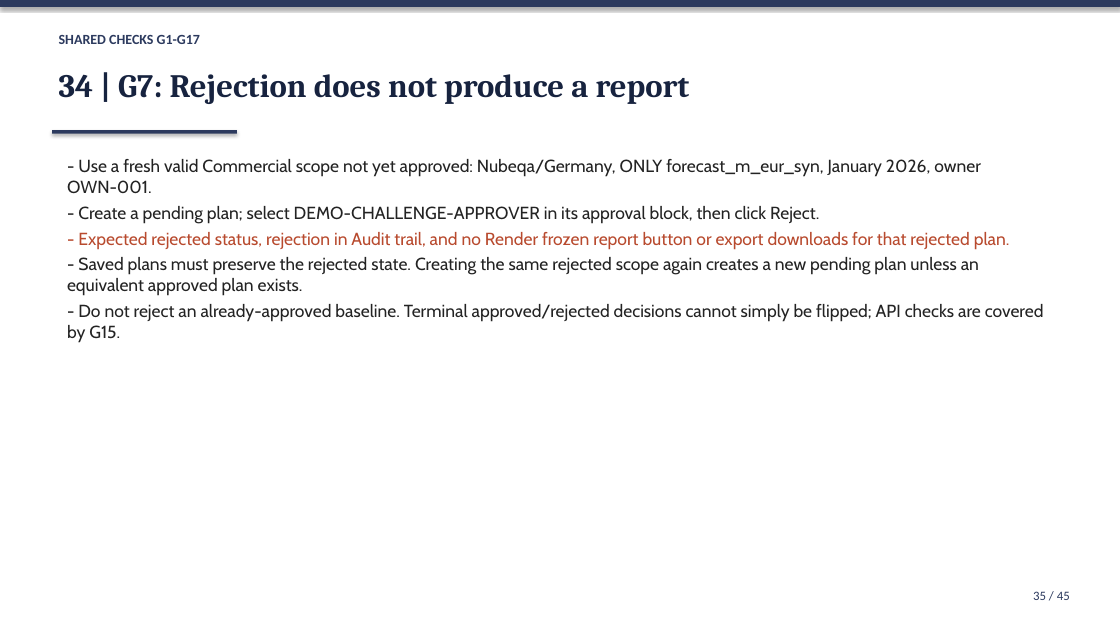
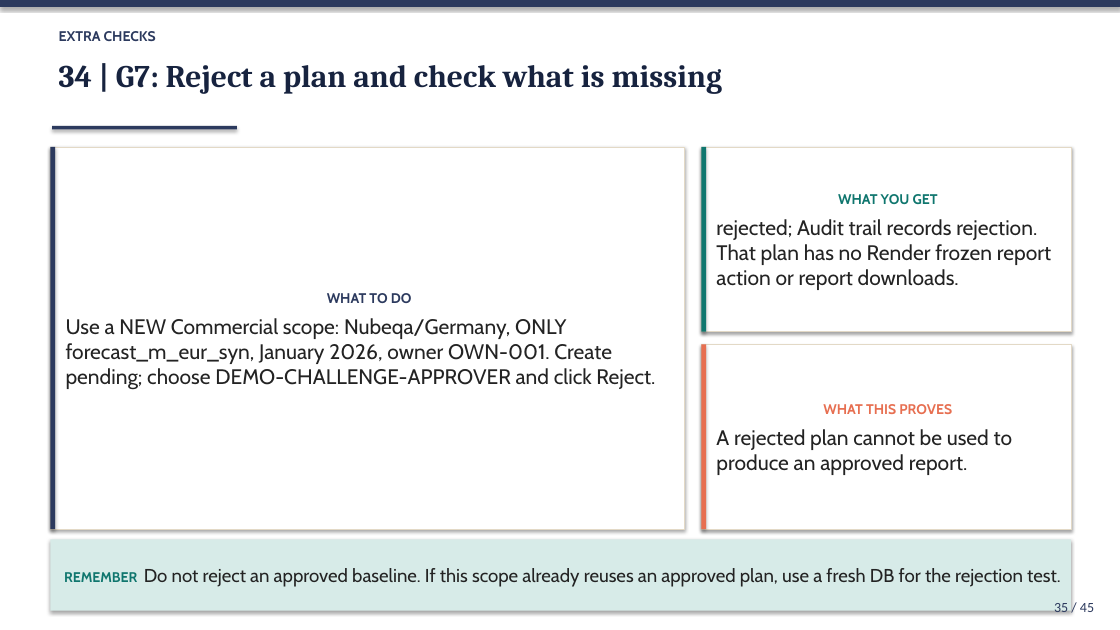
Before and after one commit to Princeadhi123/Since-AI-Hackathon, a slide deck: slide 35 of docs/DEMO_SLIDES.pptx. Drawn at 1120x630 pixels with LibreOffice and Linux fonts; fonts in the diff are those of the drawing. Boxes give left, top, right and bottom in pixels: in the first picture for what was removed or moved away, otherwise in the second. Text is boxed around its words. In the diff, an @@ line names an element or a change of style, - is before the commit and + after.

```diff
--- a/docs/DEMO_SLIDES.pptx
+++ b/docs/DEMO_SLIDES.pptx
@@ text at <box>59,31,156,41</box>: text changed; font Calibri to Cabin @@
-SHARED CHECKS G1-G17
+EXTRA CHECKS
@@ text at <box>59,65,723,94</box>: text changed; size 28 to 27 pt @@
-34 | G7: Rejection does not produce a report
+34 | G7: Reject a plan and check what is missing
@@ rectangle "WHAT TO DO": place and size @@
-rectangle "WHAT TO DO" at <box>67,159,1044,343</box>
+rectangle "WHAT TO DO" at <box>50,147,685,529</box>
@@ rectangle "WHAT TO DO" at <box>50,147,685,529</box>: vertical alignment top to middle; fill none to #FFFFFF; outline none to #E3D9C6 0.75 pt; shadow on @@
@@ rectangle added at <box>50,147,55,529</box>, fill #2C3A5E @@
@@ rectangle: place and size @@
-rectangle at <box>52,130,237,134</box>
+rectangle at <box>52,126,237,129</box>
@@ rectangle added at <box>702,147,1071,332</box>, fill #FFFFFF, outline #E3D9C6 0.75 pt, 18 pt, text #232323 @@
+WHAT YOU GET
+rejected; Audit trail records rejection. That plan has no Render frozen report action or report downloads.
@@ rectangle added at <box>702,147,707,332</box>, fill #0F766E @@
@@ text in rectangle at <box>66,293,655,390</box>: text changed; size 15 to 18 pt @@
-- Use a fresh valid Commercial scope not yet approved: Nubeqa/Germany, ONLY forecast_m_eur_syn, January 2026, owner OWN-001.
-- Create a pending plan; select DEMO-CHALLENGE-APPROVER in its approval block, then click Reject.
-- Expected rejected status, rejection in Audit trail, and no Render frozen report button or export downloads for that rejected plan.
-- Saved plans must preserve the rejected state. Creating the same rejected scope again creates a new pending plan unless an equivalent approved plan exists.
-- Do not reject an already-approved baseline. Terminal approved/rejected decisions cannot simply be flipped; API checks are covered by G15.
+WHAT TO DO
+Use a NEW Commercial scope: Nubeqa/Germany, ONLY forecast_m_eur_syn, January 2026, owner OWN-001. Create pending; choose DEMO-CHALLENGE-APPROVER and click Reject.
@@ rectangle added at <box>702,344,1071,529</box>, fill #FFFFFF, outline #E3D9C6 0.75 pt, 18 pt, text #232323 @@
+WHAT THIS PROVES
+A rejected plan cannot be used to produce an approved report.
@@ rectangle added at <box>702,344,707,529</box>, fill #E76F51 @@
@@ rectangle added at <box>50,539,1071,611</box>, fill #D7EBE8, 16 pt, text #232323 @@
+REMEMBER Do not reject an approved baseline. If this scope already reuses an approved plan, use a fresh DB for the rejection test.
@@ text "35 / 45": place and size @@
-text "35 / 45" at <box>1033,591,1070,600</box>
+text "35 / 45" at <box>1054,603,1094,612</box>
@@ text "35 / 45" at <box>1054,603,1094,612</box>: size 11 to 12 pt @@
```
Also in this commit, not shown: 26 other slides changed, 18 slides added, 18 slides removed, 7 other files.
